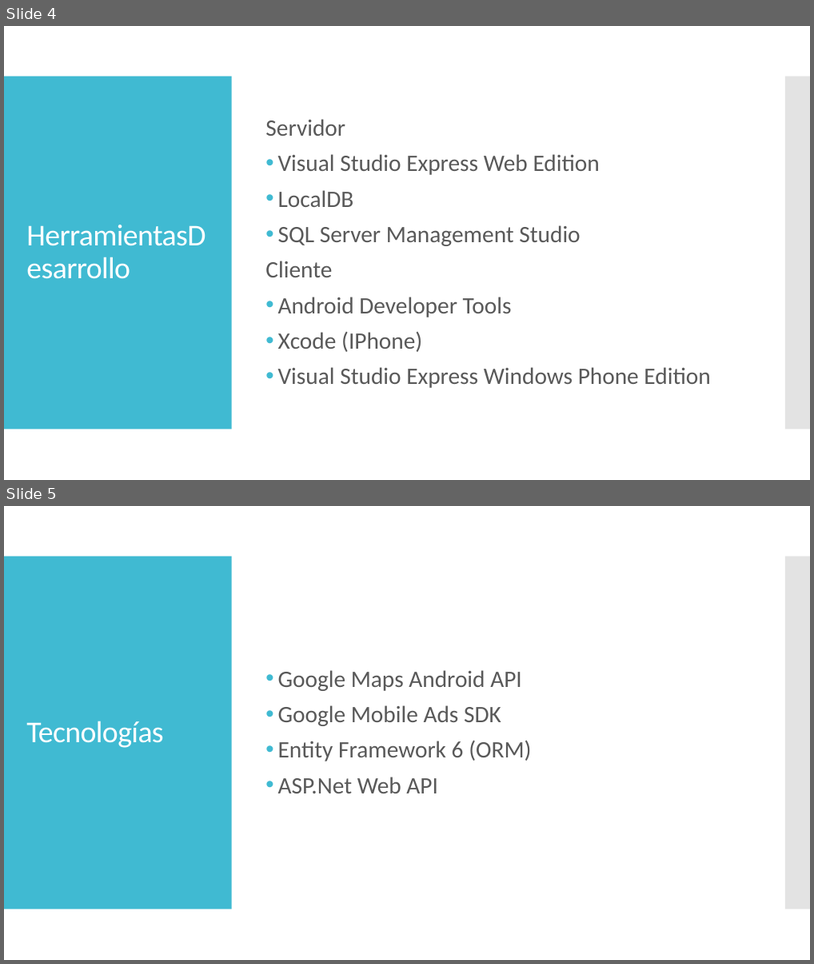
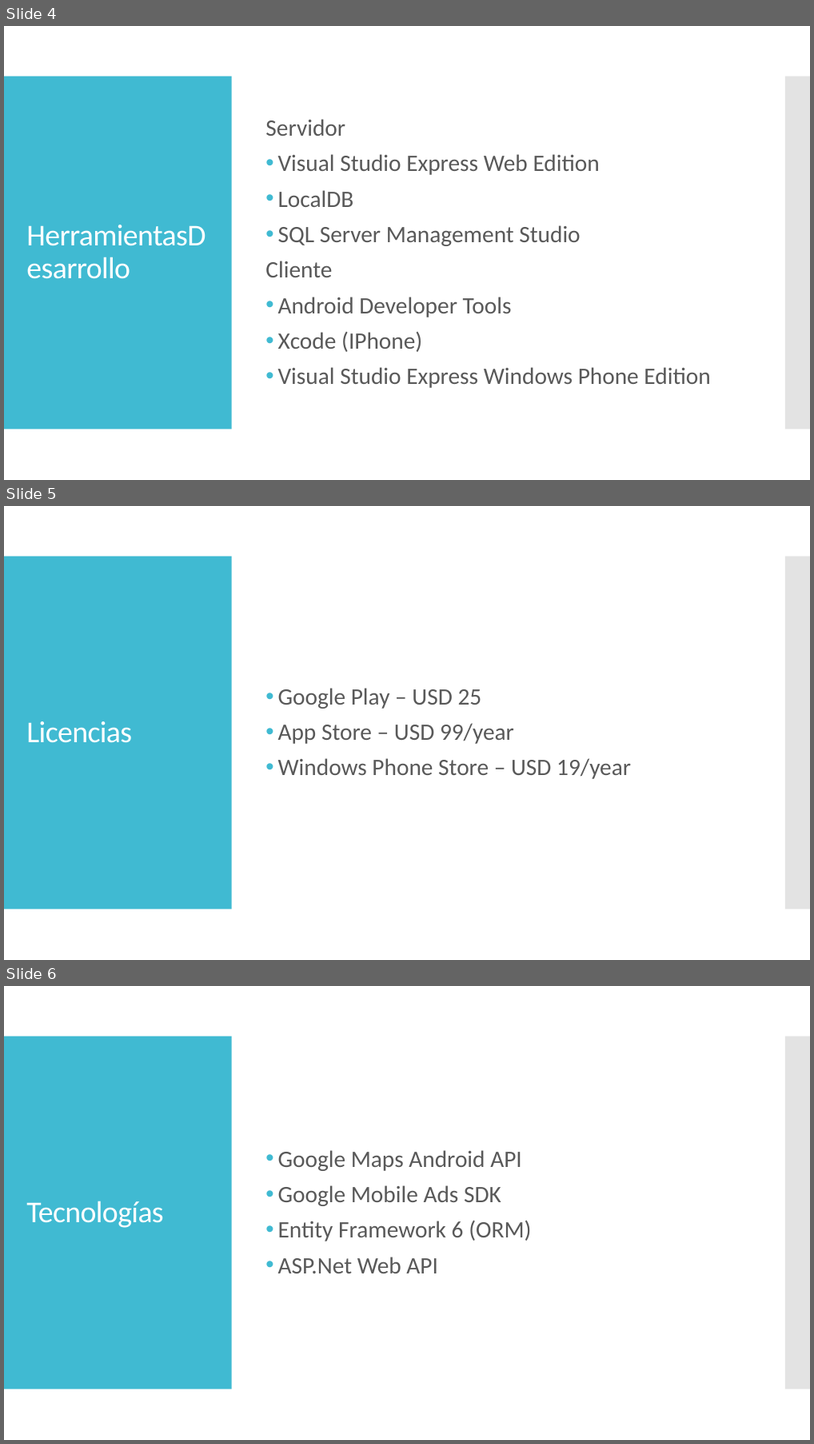
Before and after one commit to dschenkelman/taller-proyectos, a slide deck: Assets/PresentacionTecnica.pptx. Shown one above the other, each under a label of ours: slides 4 and 5 before the commit, slides 4, 5 and 6 after it. The pictures are 814x964 and 814x1444 pixels, drawn with LibreOffice and Linux fonts; fonts in the diff are those of the drawing. Boxes give left, top, right and bottom in pixels: in the first picture for what was removed or moved away, otherwise in the second. Text is boxed around its words. In the diff, an @@ line names an element or a change of style, - is before the commit and + after.

```diff
--- a/Assets/PresentacionTecnica.pptx
+++ b/Assets/PresentacionTecnica.pptx
@@ slide 5 added at <box>4,506,810,960</box>, background #FFFFFF; not listed: 2 template elements that a slide beside it also shows @@
@@ text added at <box>278,688,631,779</box>, 28 pt, text #595959 @@
+• Google Play – USD 25
+• App Store – USD 99/year
+• Windows Phone Store – USD 19/year
@@ title added at <box>26,721,132,743</box>, 36 pt, text #FFFFFF @@
+Licencias
@@ what was slide 5 is now slide 6 @@
```
Also in this commit, not shown: 3 slides changed, 1 other slide added, 1 other file.
